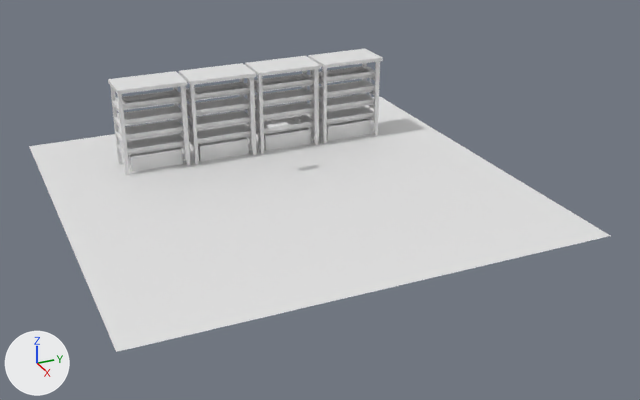
Before and after pictures for a commit that changed the glTF model 3dassets/digitalTwinRoom.glb.
One viewpoint serves both versions: a camera (50 mm lens) standing at (50.2, -19.3, 23.9) and looking at (4.3, 1.4, 0.9). The lights are fixed; the arrows at lower left show +X, +Y and +Z. Where no turn or scale is listed for an object, it has been applied to the vertices.

The first picture shows 'floor', 'shelf4.002', 'tank', 'tank.001', 'tank.002', 'tank.003'.
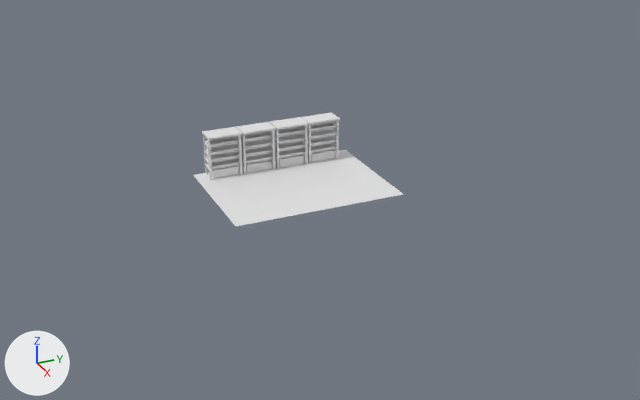
Location of each change, [x1, y1, x2, y2] in pixels of the pictures (640 x 400 px):
'floor', moved, rescaled (64% narrower, 70% shorter): before [29, 96, 610, 352]; after [194, 150, 403, 226]
'tank', moved, rescaled (49% narrower, 49% shorter): before [108, 71, 190, 176]; after [202, 127, 243, 180]
'tank.001', moved, rescaled (47% narrower, 47% shorter): before [179, 63, 256, 164]; after [236, 122, 276, 175]
'tank.002', moved, rescaled (47% narrower, 46% shorter): before [245, 56, 321, 154]; after [269, 117, 309, 169]
'tank.003', moved, rescaled (47% narrower, 45% shorter): before [308, 49, 383, 144]; after [301, 112, 340, 164]
'shelf4.002', deleted: before [267, 122, 289, 129]

The edits, one by one:
Object 'tank' (ob_tank) moves from (-4.88, -6.7, 1.78) to (-1.44, -2.96, 1.48).
Object 'tank' (ob_tank) is rescaled from (3.0, 3.0, 3.0) to (1.5, 1.5, 1.5).
Object 'floor' (ob_floor) moves from (2.12, 0.06, 1.25) to (2.0, 0.7, 1.2).
Object 'floor' (ob_floor) is rescaled from (10.0, 10.0, 2.53) to (3.0, 3.96, 2.53).
Object 'tank.001' (ob_tank_001) moves from (-4.88, -1.99, 1.78) to (-1.44, -0.65, 1.48).
Object 'tank.001' (ob_tank_001) is rescaled from (3.0, 3.0, 3.0) to (1.5, 1.5, 1.5).
Object 'tank.002' (ob_tank_002) moves from (-4.88, 2.72, 1.78) to (-1.44, 1.7, 1.48).
Object 'tank.002' (ob_tank_002) is rescaled from (3.0, 3.0, 3.0) to (1.5, 1.5, 1.5).
Object 'tank.003' (ob_tank_003) moves from (-4.88, 7.48, 1.78) to (-1.44, 4.0, 1.48).
Object 'tank.003' (ob_tank_003) is rescaled from (3.0, 3.0, 3.0) to (1.5, 1.5, 1.5).
Object 'shelf4.002' (ob_shelf4_002) is deleted.
